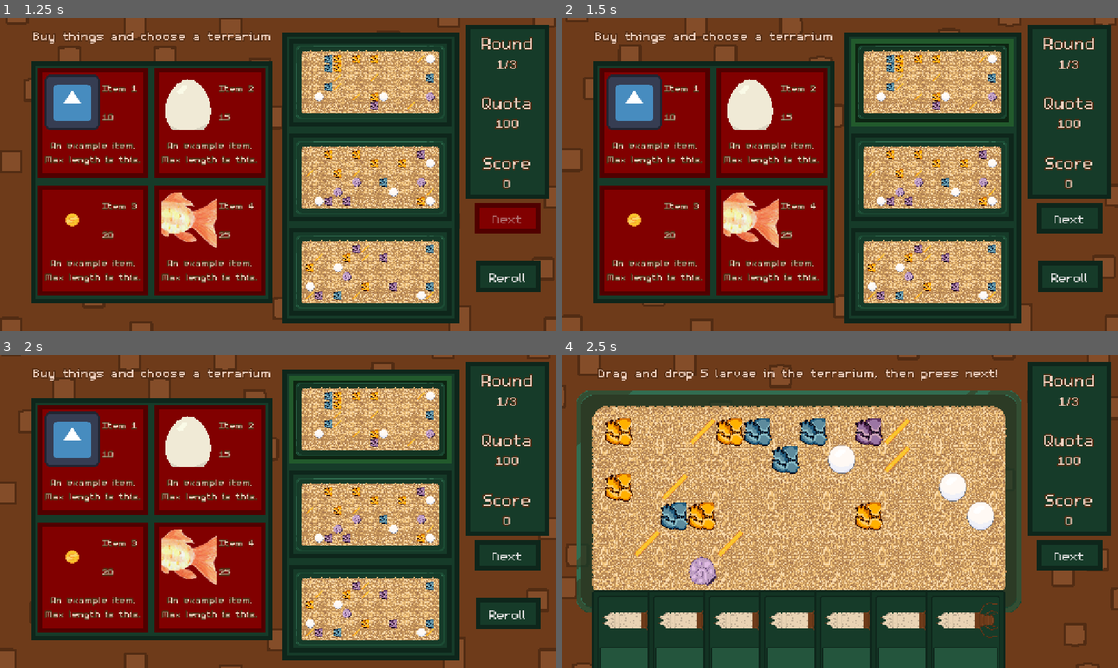
Above: before the commit, frames 1-4 (two rows, left to right).
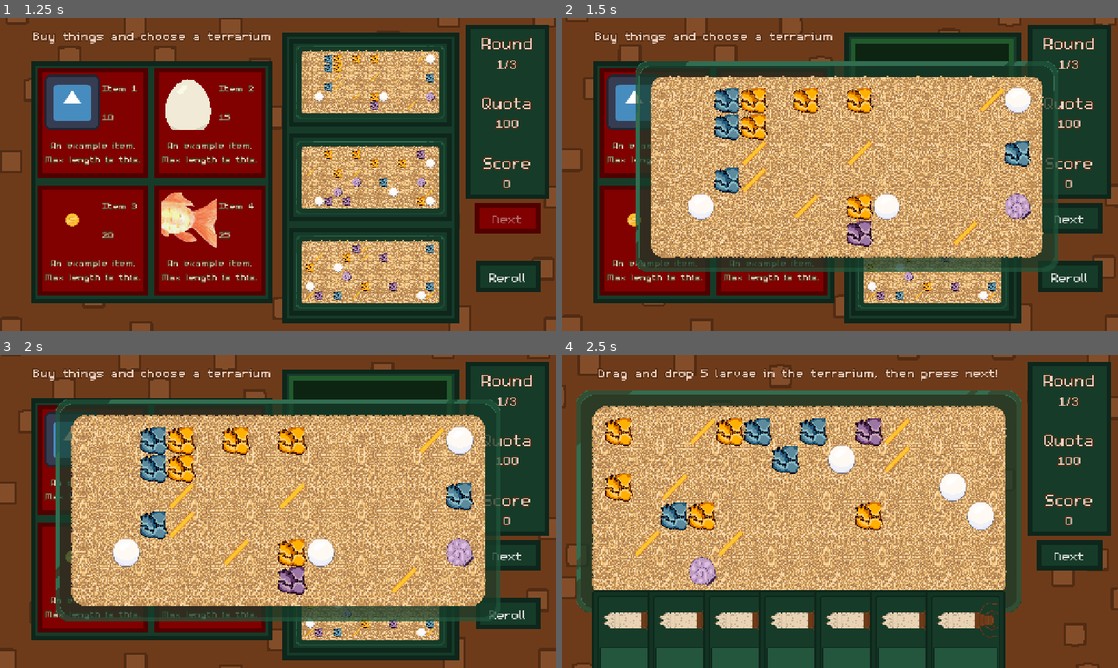
Above: after the commit, the same moments.

Repository: Splashy-Inc/caddishack
Game: Godot game, scene res://SCENES/screen_manager.tscn
Two runs of this game, one before a commit and one after it. Both use one fixed random seed, a clock stepped at 60 frames per second and the inputs below. The engine's default icon, where the game draws it, is replaced by a stand-in: a white triangle on a blue panel in a dark square.
Inputs (mouse positions are in pixels of both pictures, inside the frame that each line leads up to):
- Up to frame 1 (1.25 s): click "Start" at 0.5 s
- Up to frame 2 (1.5 s): click (934, 83) at 1.27 s
- Up to frame 3 (2 s): no input
- Up to frame 4 (2.5 s): click "Next" at 2 s

Frame 1 is identical in both runs. In frame 2, 47% of the frame differs, in the area x 13-90%, y 8-82%; in frame 3, 52%, in the area x 10-90%, y 8-86%; in frame 4, nothing differs.

Commit message:
Add zoom point scene to handle zooming things

Diff:
--- /dev/null
+++ b/RESOURCES/zoom_info.gd
@@ -0,0 +1,12 @@
+extends Resource
+
+class_name ZoomInfo
+
+@export var original_transform : Transform2D
+@export var original_z : int
+@export var zoom_transform : Transform2D
+@export var zoom_z : int
+
+func _init(new_original_transform: Transform2D, new_original_z: int) -> void:
+	original_transform = new_original_transform
+	original_z = new_original_z
--- a/SCENES/SHOP/shop_station.tscn
+++ b/SCENES/SHOP/shop_station.tscn
@@ -19,6 +19,7 @@
 [ext_resource type="LabelSettings" uid="uid://tly00ucli80b" path="res://ASSETS/Font/gui_sublabel.tres" id="13_klhbm"]
 [ext_resource type="Resource" uid="uid://bxn16qokvhyku" path="res://RESOURCES/example_shop_item_3.tres" id="14_4g004"]
 [ext_resource type="Resource" uid="uid://bn2rfcir2bjdr" path="res://RESOURCES/example_shop_item_4.tres" id="15_gkgmp"]
+[ext_resource type="PackedScene" uid="uid://bc6xbb4kxxw6q" path="res://SCENES/zoom_point.tscn" id="20_jvskc"]
 
 [sub_resource type="StyleBoxTexture" id="StyleBoxTexture_eyyre"]
 texture = ExtResource("11_ncq4r")
@@ -284,6 +285,9 @@
 text = "Buy things and choose a terrarium"
 label_settings = ExtResource("13_klhbm")
 
+[node name="TerrariumZoomPoint" parent="." unique_id=319731991 instance=ExtResource("20_jvskc")]
+position = Vector2(640, 360)
+
 [connection signal="pressed" from="NextButton" to="." method="_on_next_button_pressed"]
 [connection signal="pressed" from="RerollButton" to="." method="_on_reroll_button_pressed"]
 [connection signal="pressed" from="TerrariumPanel/Terrariums/TerrariumSlot1/Button" to="." method="_on_terrarium_button_pressed" flags=18]
--- /dev/null
+++ b/SCENES/zoom_point.tscn
@@ -0,0 +1,8 @@
+[gd_scene format=3 uid="uid://bc6xbb4kxxw6q"]
+
+[ext_resource type="Script" uid="uid://s36etjti32qo" path="res://SCRIPTS/zoom_point.gd" id="1_7o1tl"]
+
+[node name="ZoomPoint" type="Marker2D" unique_id=319731991]
+z_index = 6
+z_as_relative = false
+script = ExtResource("1_7o1tl")
--- a/SCRIPTS/SHOP/shop_station.gd
+++ b/SCRIPTS/SHOP/shop_station.gd
@@ -5,6 +5,7 @@
 @export var terrariums : Array[Terrarium]
 @export var terrarium_buttons : Array[Button]
 @onready var next_button: Button = $NextButton
+@onready var terrarium_zoom_point: ZoomPoint = $TerrariumZoomPoint
 
 # Called when the node enters the scene tree for the first time.
 func _ready() -> void:
@@ -29,7 +30,12 @@
 
 func _on_terrarium_button_pressed(source_button: Button) -> void:
 	for button in terrarium_buttons:
+		var terrarium = terrariums[terrarium_buttons.find(button)]
 		if button != source_button:
+			terrarium.toggle_travel(true)
+			terrarium_zoom_point.dezoom_node(terrarium)
 			button.button_pressed = false
 		else:
+			terrarium.toggle_travel(false)
+			terrarium_zoom_point.zoom_node(terrarium)
 			next_button.disabled = false
--- a/SCRIPTS/TERRARIUM/terrarium.gd
+++ b/SCRIPTS/TERRARIUM/terrarium.gd
@@ -21,6 +21,7 @@
 var larvae_running := false
 
 var target_transform : Transform2D
+var travelling := true
 
 # Called when the node enters the scene tree for the first time.
 func _ready() -> void:
@@ -30,10 +31,12 @@
 
 # Called every frame. 'delta' is the elapsed time since the previous frame.
 func _process(delta: float) -> void:
-	if transform.origin.distance_to(target_transform.origin) < 10:
-		transform = target_transform
-	else:
-		transform = transform.interpolate_with(target_transform, .25)
+	if travelling and is_instance_valid(target_transform):
+		if transform.origin.distance_to(target_transform.origin) < 10:
+			toggle_travel(false)
+			transform = target_transform
+		else:
+			transform = transform.interpolate_with(target_transform, .25)
 
 func spawn_material(material_info: MaterialInfo):
 	var new_material := Globals.generate_material(material_info)
@@ -174,7 +177,11 @@
 			node._on_bead_completed()
 
 func travel_to(new_target_transform: Transform2D):
+	toggle_travel(true)
 	target_transform = new_target_transform
+
+func toggle_travel(is_travelling: bool):
+	travelling = is_travelling
 
 func randomize_materials():
 	info.randomize_materials()
--- /dev/null
+++ b/SCRIPTS/zoom_point.gd
@@ -0,0 +1,32 @@
+extends Marker2D
+
+class_name ZoomPoint
+
+var targets : Dictionary[Node2D, ZoomInfo]
+
+# Called every frame. 'delta' is the elapsed time since the previous frame.
+func _process(delta: float) -> void:
+	for node in targets.keys():
+		if is_instance_valid(node) and not node.global_transform.is_equal_approx(targets[node].zoom_transform):
+			node.global_transform = node.global_transform.interpolate_with(targets[node].zoom_transform, .25)
+			if node.global_transform.is_equal_approx(targets[node].zoom_transform):
+				node.global_transform = targets[node].zoom_transform
+				if targets[node].original_z == targets[node].zoom_z:
+					node.z_index = targets[node].original_z
+					node.z_as_relative = true
+					targets.erase(node)
+
+
+func zoom_node(node: Node2D):
+	if not node in targets.keys():
+		targets[node] = ZoomInfo.new(node.global_transform, node.z_index)
+	targets[node].zoom_transform = global_transform
+	targets[node].zoom_z = z_index
+	node.z_as_relative = false
+	node.z_index = targets[node].zoom_z + 1
+
+func dezoom_node(node: Node2D):
+	if node in targets.keys():
+		node.z_index = targets[node].zoom_z
+		targets[node].zoom_transform = targets[node].original_transform
+		targets[node].zoom_z = targets[node].original_z
Not shown, added: RESOURCES/zoom_info.gd.uid
Not shown: 4 places in SCENES/SHOP/shop_station.tscn that only renumber resources
Not shown, added: SCRIPTS/zoom_point.gd.uid
